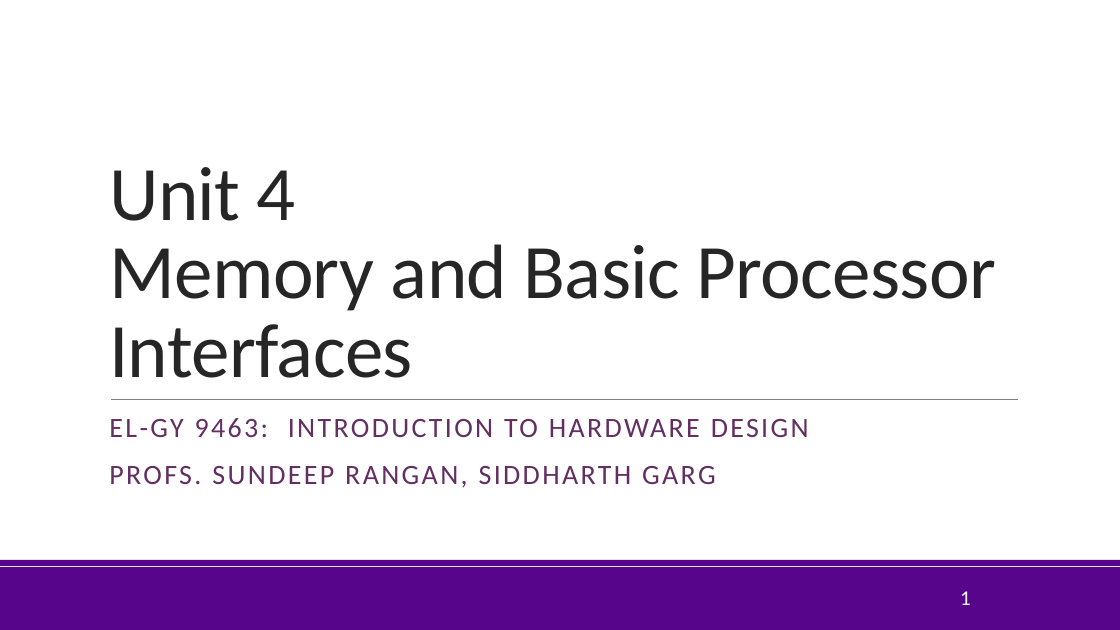
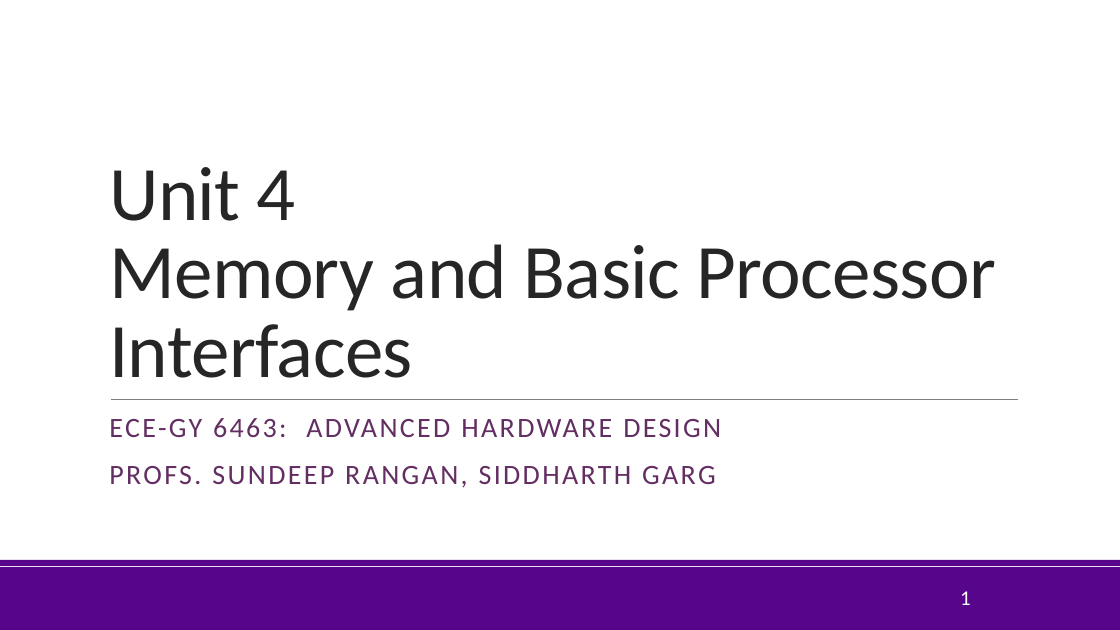
Before and after one commit to sdrangan/hwdesign, a slide deck: slide 1 of units/unit04_procif/procif.pptx. Drawn at 1120x630 pixels with LibreOffice and Linux fonts; fonts in the diff are those of the drawing; background and template pictures are left out. Boxes give left, top, right and bottom in pixels: in the first picture for what was removed or moved away, otherwise in the second. Text is boxed around its words. In the diff, an @@ line names an element or a change of style, - is before the commit and + after.

```diff
--- a/units/unit04_procif/procif.pptx
+++ b/units/unit04_procif/procif.pptx
@@ subtitle at (109, 418, 721, 437): text changed @@
-EL-GY 9463: INTRODUCTION TO HARDWARE DESIGN
+ECE-GY 6463: ADVANCED HARDWARE DESIGN
```
Also in this commit, not shown: 6 other slides changed, 5 slides added, 13 slides removed, 3 other files.
